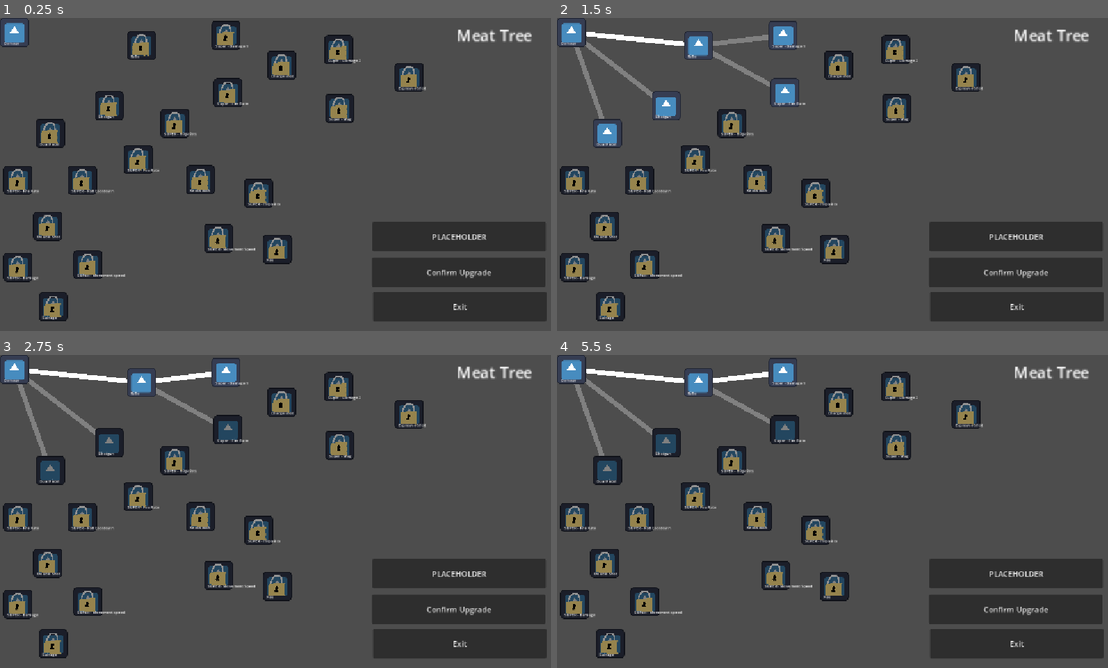
Above: before the commit, frames 1-4 (two rows, left to right).
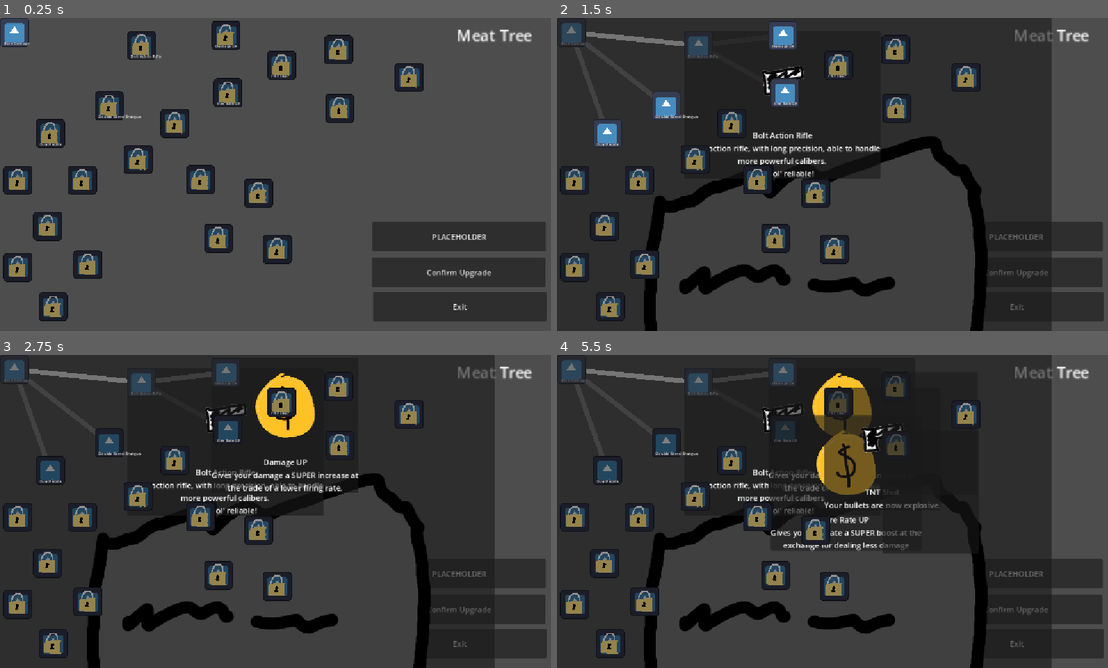
Above: after the commit, the same moments.

Repository: gmuGADIG/DEADSHOT
Game: Godot game, scene res://menu/skill_tree/skill_tree.tscn
Two runs of this game, one before a commit and one after it. Both use one fixed random seed, a clock stepped at 60 frames per second and the inputs below. This scene is started directly instead of the project's main scene. The engine's default icon, where the game draws it, is replaced by a stand-in: a white triangle on a blue panel in a dark square.
Inputs (mouse positions are in pixels of both pictures, inside the frame that each line leads up to):
- Up to frame 1 (0.25 s): no input
- Up to frame 2 (1.5 s): click "Damage" (after the commit: "Base Damage") at 0.5 s; click "Rifle" (after the commit: "Bolt Action Rifle") at 1.25 s
- Up to frame 3 (2.75 s): click "Super - Damage 1" (after the commit: "Damage UP") at 2 s
- Up to frame 4 (5.5 s): click "Super - Fire Rate" (after the commit: "Fire Rate UP") at 2.75 s; click "Charge shot" (after the commit: "TNT Shot") at 3.5 s; click (893, 386) at 4.25 s; click (898, 445) at 5 s

The runs differ from the first frame. In frame 1, 0.8% of the frame differs, in the area x 0-78%, y 7-97%; in frame 2, 53%; in frame 3, 54%; in frame 4, 58%, in the area x 0-90%, y 0-100%.

Commit message:
Skill Popups
In the process of finishing, added a skill popup scene to the skill button.

Diff:
--- a/menu/skill_tree/skill_button.gd
+++ b/menu/skill_tree/skill_button.gd
@@ -11,12 +11,10 @@
 	LOCKED
 }
 
-@export var skillName:String
-@export var description:String
-@export var meatCost:int
+
 @onready var Skill_Branch : Line2D = $Skill_Branch
 @export var dependencies : Array[Skill_Button]
-@export var itemDesc : Resource
+@export var itemDesc : SkillDesc
 
 var state : State:
 	set(new_val):
@@ -47,8 +45,8 @@
 
 func _ready() -> void:
 	update_purchase_state()
-
-	$Label.text = skillName
+	hide_popup()
+	$Label.text = itemDesc.skill_name
 	# Fix this, make sure line goes in correct place
 	for child in dependencies:
 		Skill_Branch.add_point(self.global_position + self.size/2)
@@ -69,13 +67,14 @@
 			state = State.LOCKED
 			return
 
-	if Global.meat_currency >= meatCost:
+	if Global.meat_currency >= itemDesc.skill_meat_cost:
 		state = State.AFFORDABLE
 	else:
 		state = State.UNAFFORDABLE
 
 
 func _on_pressed() -> void:
+	show_popup()
 	match state:
 		State.AFFORDABLE:
 			purchase()
@@ -89,8 +88,8 @@
 
 func purchase() -> void:
 	##TODO: GRANT SKILL
-	print(skillName)
-	Global.meat_currency -= meatCost
+	print(itemDesc.skill_name)
+	Global.meat_currency -= itemDesc.skill_meat_cost
 	state = State.PURCHASED
 	purchase_made.emit()
 
@@ -104,3 +103,12 @@
 	tween.tween_property(self,"rotation_degrees",10, 0.07)
 	tween.tween_property(self,"rotation_degrees",-10, 0.07)
 	tween.tween_property(self,"rotation_degrees",0, 0.07)
+
+func show_popup() -> void:
+	$Skill_Popup.show()
+	$Skill_Popup/VBoxContainer/Name.text = itemDesc.skill_name
+	$Skill_Popup/VBoxContainer/Description.text = itemDesc.skill_description
+	$Skill_Popup/VBoxContainer/TextureRect.texture = itemDesc.skill_image
+
+func hide_popup() -> void:
+	$Skill_Branch.hide()
--- a/menu/skill_tree/skill_button.tscn
+++ b/menu/skill_tree/skill_button.tscn
@@ -1,8 +1,9 @@
-[gd_scene load_steps=4 format=3 uid="uid://7lrs6qjp01ku"]
+[gd_scene load_steps=5 format=3 uid="uid://7lrs6qjp01ku"]
 
 [ext_resource type="Texture2D" uid="uid://bwm425xkr0vcy" path="res://temp_art/icon.svg" id="1_tltrc"]
 [ext_resource type="Script" uid="uid://dnpj3weokw4ps" path="res://menu/skill_tree/skill_button.gd" id="2_k43o4"]
 [ext_resource type="Texture2D" uid="uid://bcudjyrfhmykx" path="res://temp_art/lock.png" id="3_ux1m3"]
+[ext_resource type="PackedScene" uid="uid://bymy1p32wkgqk" path="res://menu/skill_tree/skill_popup.tscn" id="4_tudnr"]
 
 [node name="skillButton" type="TextureButton"]
 custom_minimum_size = Vector2(60, 60)
@@ -19,7 +20,6 @@
 ignore_texture_size = true
 stretch_mode = 0
 script = ExtResource("2_k43o4")
-skillName = "Gun Big"
 
 [node name="Label" type="Label" parent="."]
 layout_mode = 1
@@ -49,4 +49,13 @@
 texture = ExtResource("3_ux1m3")
 expand_mode = 1
 
+[node name="Skill_Popup" parent="." instance=ExtResource("4_tudnr")]
+visible = false
+layout_mode = 0
+anchors_preset = 0
+anchor_right = 0.0
+anchor_bottom = 0.0
+grow_horizontal = 1
+grow_vertical = 1
+
 [connection signal="pressed" from="." to="." method="_on_pressed"]
--- /dev/null
+++ b/menu/skill_tree/skill_desc.gd
@@ -0,0 +1,7 @@
+extends Resource
+class_name SkillDesc
+
+@export var skill_name : String
+@export var skill_image : Texture
+@export_multiline var skill_description : String
+@export var skill_meat_cost : int
--- a/menu/skill_tree/skill_popup.gd
+++ b/menu/skill_tree/skill_popup.gd
@@ -6,6 +6,3 @@
 
 @onready var skillIcon : TextureRect = $VBoxContainer/TextureRect
 @onready var skillInfo : Label = $VBoxContainer/Label
-
-func _ready() -> void:
-	self.hide()
--- a/menu/skill_tree/skill_popup.tscn
+++ b/menu/skill_tree/skill_popup.tscn
@@ -1,12 +1,12 @@
 [gd_scene load_steps=3 format=3 uid="uid://bymy1p32wkgqk"]
 
-[ext_resource type="Texture2D" path="res://world/coin.png" id="1_8gc63"]
 [ext_resource type="Script" uid="uid://drisjpc85rvy1" path="res://menu/skill_tree/skill_popup.gd" id="1_e0cs8"]
+[ext_resource type="Texture2D" uid="uid://sxaysn4gqoxo" path="res://temp_art/gartic/coin.png" id="2_e0cs8"]
 
-[node name="Control" type="PanelContainer"]
+[node name="SkillPopup" type="PanelContainer"]
 anchors_preset = -1
 anchor_right = 0.25694445
-anchor_bottom = 1.0
+anchor_bottom = 0.67901236
 grow_horizontal = 2
 grow_vertical = 2
 script = ExtResource("1_e0cs8")
@@ -16,22 +16,26 @@
 layout_mode = 2
 
 [node name="TextureRect" type="TextureRect" parent="VBoxContainer"]
+custom_minimum_size = Vector2(200, 200)
 layout_mode = 2
 size_flags_horizontal = 4
-size_flags_vertical = 4
-texture = ExtResource("1_8gc63")
+size_flags_vertical = 6
+texture = ExtResource("2_e0cs8")
 stretch_mode = 3
 
-[node name="Label" type="Label" parent="VBoxContainer"]
+[node name="Name" type="Label" parent="VBoxContainer"]
+layout_mode = 2
+text = "Name"
+horizontal_alignment = 1
+
+[node name="Description" type="Label" parent="VBoxContainer"]
 layout_mode = 2
 size_flags_vertical = 6
-text = "infinfofnniinfoninfo
-here is the info on the gun (:
-it costs som e moni or stuff no
-its schmeat that it cosrst."
+text = "1 infinfofnniinfoninfo
+2 here is the info on the gun (:
+3 it costs som e moni or stuff no
+4 its schmeat that it cosrst.
+5 ggggggggggggggggggggg
+6 ggggggggggggggggggggggg"
 horizontal_alignment = 1
 vertical_alignment = 1
-
-[node name="Button" type="Button" parent="VBoxContainer"]
-layout_mode = 2
-text = "button"
--- a/menu/skill_tree/skill_tree.tscn
+++ b/menu/skill_tree/skill_tree.tscn
@@ -1,7 +1,137 @@
-[gd_scene load_steps=3 format=3 uid="uid://fkmkprnxsrpf"]
+[gd_scene load_steps=30 format=3 uid="uid://fkmkprnxsrpf"]
 
 [ext_resource type="Script" uid="uid://c6cng071rfahe" path="res://menu/skill_tree/skill_tree.gd" id="1_dnamn"]
 [ext_resource type="PackedScene" uid="uid://7lrs6qjp01ku" path="res://menu/skill_tree/skill_button.tscn" id="2_3f6vw"]
+[ext_resource type="Texture2D" uid="uid://clcis6jvjdkay" path="res://temp_art/stone_tablet_temp.png" id="4_3b2bh"]
+[ext_resource type="Script" uid="uid://ce2k6qyx3sk68" path="res://menu/skill_tree/skill_desc.gd" id="4_8qlyr"]
+[ext_resource type="Texture2D" uid="uid://54e4esurd3xm" path="res://temp_art/gartic/gun.png" id="5_3b2bh"]
+[ext_resource type="Texture2D" uid="uid://sxaysn4gqoxo" path="res://temp_art/gartic/coin.png" id="6_6jgdw"]
+[ext_resource type="Texture2D" uid="uid://cegfpthfj6eil" path="res://temp_art/gartic/godot_dead.png" id="6_ph0jt"]
+
+[sub_resource type="Resource" id="Resource_lmf3w"]
+script = ExtResource("4_8qlyr")
+skill_name = "Base Damage"
+skill_image = ExtResource("4_3b2bh")
+skill_description = "Increases the base damage
+of attacks"
+skill_meat_cost = 150
+metadata/_custom_type_script = "uid://ce2k6qyx3sk68"
+
+[sub_resource type="Resource" id="Resource_3b2bh"]
+script = ExtResource("4_8qlyr")
+skill_name = "Bolt Action Rifle"
+skill_image = ExtResource("5_3b2bh")
+skill_description = "A bolt action rifle, with long precision, able to handle
+more powerful calibers.
+Good ol' reliable!"
+skill_meat_cost = 250
+metadata/_custom_type_script = "uid://ce2k6qyx3sk68"
+
+[sub_resource type="Resource" id="Resource_8qlyr"]
+script = ExtResource("4_8qlyr")
+skill_name = "Damage UP"
+skill_image = ExtResource("6_6jgdw")
+skill_description = "Gives your damage a SUPER increase at
+the trade of a lower firing rate."
+skill_meat_cost = 400
+metadata/_custom_type_script = "uid://ce2k6qyx3sk68"
+
+[sub_resource type="Resource" id="Resource_ph0jt"]
+script = ExtResource("4_8qlyr")
+skill_name = "Fire Rate UP"
+skill_image = ExtResource("6_6jgdw")
+skill_description = "Gives your fire rate a SUPER boost at the
+exchange for dealing less damage"
+skill_meat_cost = 400
+metadata/_custom_type_script = "uid://ce2k6qyx3sk68"
+
+[sub_resource type="Resource" id="Resource_6jgdw"]
+script = ExtResource("4_8qlyr")
+skill_name = "TNT Shot"
+skill_image = ExtResource("5_3b2bh")
+skill_description = "Your bullets are now explosive."
+metadata/_custom_type_script = "uid://ce2k6qyx3sk68"
+
+[sub_resource type="Resource" id="Resource_yrbjn"]
+script = ExtResource("4_8qlyr")
+metadata/_custom_type_script = "uid://ce2k6qyx3sk68"
+
+[sub_resource type="Resource" id="Resource_oh6w3"]
+script = ExtResource("4_8qlyr")
+metadata/_custom_type_script = "uid://ce2k6qyx3sk68"
+
+[sub_resource type="Resource" id="Resource_77k0x"]
+script = ExtResource("4_8qlyr")
+metadata/_custom_type_script = "uid://ce2k6qyx3sk68"
+
+[sub_resource type="Resource" id="Resource_fin66"]
+script = ExtResource("4_8qlyr")
+skill_name = "Double Barrel Shotgun"
+skill_image = ExtResource("6_ph0jt")
+skill_description = "A simple double-barrel shotgun, favoring
+fire power over fire rate and accuracy.
+Packs a punch!"
+skill_meat_cost = 250
+metadata/_custom_type_script = "uid://ce2k6qyx3sk68"
+
+[sub_resource type="Resource" id="Resource_x1cyl"]
+script = ExtResource("4_8qlyr")
+metadata/_custom_type_script = "uid://ce2k6qyx3sk68"
+
+[sub_resource type="Resource" id="Resource_lwvla"]
+script = ExtResource("4_8qlyr")
+metadata/_custom_type_script = "uid://ce2k6qyx3sk68"
+
+[sub_resource type="Resource" id="Resource_8rbpw"]
+script = ExtResource("4_8qlyr")
+metadata/_custom_type_script = "uid://ce2k6qyx3sk68"
+
+[sub_resource type="Resource" id="Resource_mygyd"]
+script = ExtResource("4_8qlyr")
+metadata/_custom_type_script = "uid://ce2k6qyx3sk68"
+
+[sub_resource type="Resource" id="Resource_4fwot"]
+script = ExtResource("4_8qlyr")
+metadata/_custom_type_script = "uid://ce2k6qyx3sk68"
+
+[sub_resource type="Resource" id="Resource_idjr8"]
+script = ExtResource("4_8qlyr")
+metadata/_custom_type_script = "uid://ce2k6qyx3sk68"
+
+[sub_resource type="Resource" id="Resource_jggre"]
+script = ExtResource("4_8qlyr")
+skill_name = "Dual Pistols"
+skill_image = ExtResource("5_3b2bh")
+skill_description = "A 2 for 1 special! The dual pistols have
+a faster firing rate in exchange over
+the damage it inflicts.
+A classic choice!"
+skill_meat_cost = 250
+metadata/_custom_type_script = "uid://ce2k6qyx3sk68"
+
+[sub_resource type="Resource" id="Resource_luurr"]
+script = ExtResource("4_8qlyr")
+metadata/_custom_type_script = "uid://ce2k6qyx3sk68"
+
+[sub_resource type="Resource" id="Resource_2h7kc"]
+script = ExtResource("4_8qlyr")
+metadata/_custom_type_script = "uid://ce2k6qyx3sk68"
+
+[sub_resource type="Resource" id="Resource_dcxbm"]
+script = ExtResource("4_8qlyr")
+metadata/_custom_type_script = "uid://ce2k6qyx3sk68"
+
+[sub_resource type="Resource" id="Resource_qu2j3"]
+script = ExtResource("4_8qlyr")
+metadata/_custom_type_script = "uid://ce2k6qyx3sk68"
+
+[sub_resource type="Resource" id="Resource_obulw"]
+script = ExtResource("4_8qlyr")
+metadata/_custom_type_script = "uid://ce2k6qyx3sk68"
+
+[sub_resource type="Resource" id="Resource_a42n7"]
+script = ExtResource("4_8qlyr")
+metadata/_custom_type_script = "uid://ce2k6qyx3sk68"
 
 [node name="Skill_Tree" type="Control"]
 layout_mode = 3
@@ -65,8 +195,7 @@
 offset_top = 0.0
 offset_right = 60.0
 offset_bottom = 60.0
-skillName = "Damage"
-meatCost = 150
+itemDesc = SubResource("Resource_lmf3w")
 
 [node name="R1" parent="SkillButtons" node_paths=PackedStringArray("dependencies") instance=ExtResource("2_3f6vw")]
 layout_mode = 0
@@ -77,9 +206,8 @@
 offset_top = 27.0
 offset_right = 315.0
 offset_bottom = 86.0
-skillName = "Rifle"
-meatCost = 250
 dependencies = [NodePath("../Base")]
+itemDesc = SubResource("Resource_3b2bh")
 
 [node name="R2_1" parent="SkillButtons" node_paths=PackedStringArray("dependencies") instance=ExtResource("2_3f6vw")]
 layout_mode = 0
@@ -90,10 +218,8 @@
 offset_top = 6.0
 offset_right = 490.0
 offset_bottom = 65.0
-skillName = "Super - Damage 1"
-description = "Fire rate down"
-meatCost = 400
 dependencies = [NodePath("../R1")]
+itemDesc = SubResource("Resource_8qlyr")
 
 [node name="R2_2" parent="SkillButtons" node_paths=PackedStringArray("dependencies") instance=ExtResource("2_3f6vw")]
 layout_mode = 0
@@ -104,10 +230,8 @@
 offset_top = 125.0
 offset_right = 494.0
 offset_bottom = 184.0
-skillName = "Super - Fire Rate"
-description = "Damage down"
-meatCost = 400
 dependencies = [NodePath("../R1")]
+itemDesc = SubResource("Resource_ph0jt")
 
 [node name="R3" parent="SkillButtons" node_paths=PackedStringArray("dependencies") instance=ExtResource("2_3f6vw")]
 layout_mode = 0
@@ -118,9 +242,8 @@
 offset_top = 68.0
 offset_right = 605.0
 offset_bottom = 127.0
-skillName = "Charge shot"
-meatCost = 600
 dependencies = [NodePath("../R2_1"), NodePath("../R2_2")]
+itemDesc = SubResource("Resource_6jgdw")
 
 [node name="R4_1" parent="SkillButtons" node_paths=PackedStringArray("dependencies") instance=ExtResource("2_3f6vw")]
 layout_mode = 0
@@ -131,10 +254,8 @@
 offset_top = 36.0
 offset_right = 723.0
 offset_bottom = 95.0
-skillName = "Super - Damage 2"
-description = "HP down"
-meatCost = 700
 dependencies = [NodePath("../R3")]
+itemDesc = SubResource("Resource_yrbjn")
 
 [node name="R4_2" parent="SkillButtons" node_paths=PackedStringArray("dependencies") instance=ExtResource("2_3f6vw")]
 layout_mode = 0
@@ -145,10 +266,8 @@
 offset_top = 157.0
 offset_right = 725.0
 offset_bottom = 216.0
-skillName = "Super - Mag"
-description = "Move speed down"
-meatCost = 700
 dependencies = [NodePath("../R3")]
+itemDesc = SubResource("Resource_oh6w3")
 
 [node name="R5" parent="SkillButtons" node_paths=PackedStringArray("dependencies") instance=ExtResource("2_3f6vw")]
 layout_mode = 0
@@ -159,9 +278,8 @@
 offset_top = 93.0
 offset_right = 869.0
 offset_bottom = 152.0
-skillName = "Explosive Shot"
-meatCost = 700
 dependencies = [NodePath("../R4_1"), NodePath("../R4_2")]
+itemDesc = SubResource("Resource_77k0x")
 
 [node name="D1" parent="SkillButtons" node_paths=PackedStringArray("dependencies") instance=ExtResource("2_3f6vw")]
 layout_mode = 0
@@ -172,9 +290,8 @@
 offset_top = 152.0
 offset_right = 248.0
 offset_bottom = 211.0
-skillName = "Shotgun"
-meatCost = 250
 dependencies = [NodePath("../Base")]
+itemDesc = SubResource("Resource_fin66")
 
 [node name="D2_1" parent="SkillButtons" node_paths=PackedStringArray("dependencies") instance=ExtResource("2_3f6vw")]
 layout_mode = 0
@@ -185,10 +302,8 @@
 offset_top = 263.0
 offset_right = 308.0
 offset_bottom = 322.0
-skillName = "SUPER - Fire Rate"
-description = "Increases fire rate, decreases damage"
-meatCost = 400
 dependencies = [NodePath("../D1")]
+itemDesc = SubResource("Resource_x1cyl")
 
 [node name="D2_2" parent="SkillButtons" node_paths=PackedStringArray("dependencies") instance=ExtResource("2_3f6vw")]
 layout_mode = 0
@@ -199,10 +314,8 @@
 offset_top = 188.0
 offset_right = 384.0
 offset_bottom = 247.0
-skillName = "SUPER - Hitpoints"
-description = "Increases HP, decreases fire rate"
-meatCost = 400
 dependencies = [NodePath("../D1")]
+itemDesc = SubResource("Resource_lwvla")
 
 [node name="D3" parent="SkillButtons" node_paths=PackedStringArray("dependencies") instance=ExtResource("2_3f6vw")]
 layout_mode = 0
@@ -213,9 +326,8 @@
 offset_top = 305.0
 offset_right = 437.0
 offset_bottom = 364.0
-skillName = "Knockback"
-meatCost = 600
 dependencies = [NodePath("../D2_1"), NodePath("../D2_2")]
+itemDesc = SubResource("Resource_8rbpw")
 
 [node name="D4_1" parent="SkillButtons" node_paths=PackedStringArray("dependencies") instance=ExtResource("2_3f6vw")]
 layout_mode = 0
@@ -226,10 +338,8 @@
 offset_top = 333.0
 offset_right = 557.0
 offset_bottom = 392.0
-skillName = "SUPER - Hitpoints"
-description = "Increases HP, decreases magazine size."
-meatCost = 700
 dependencies = [NodePath("../D3")]
+itemDesc = SubResource("Resource_mygyd")
 
 [node name="D4_2" parent="SkillButtons" node_paths=PackedStringArray("dependencies") instance=ExtResource("2_3f6vw")]
 layout_mode = 0
@@ -240,10 +350,8 @@
 offset_top = 426.0
 offset_right = 474.0
 offset_bottom = 485.0
-skillName = "SUPER - Movement Speed"
-description = "Increases movement speed, decreases fire rate"
-meatCost = 700
 dependencies = [NodePath("../D3")]
+itemDesc = SubResource("Resource_4fwot")
 
 [node name="D5" parent="SkillButtons" node_paths=PackedStringArray("dependencies") instance=ExtResource("2_3f6vw")]
 layout_mode = 0
@@ -254,9 +362,8 @@
 offset_top = 449.0
 offset_right = 596.0
 offset_bottom = 508.0
-skillName = "Fire"
-meatCost = 700
 dependencies = [NodePath("../D4_1"), NodePath("../D4_2")]
+itemDesc = SubResource("Resource_idjr8")
 
 [node name="B1" parent="SkillButtons" node_paths=PackedStringArray("dependencies") instance=ExtResource("2_3f6vw")]
 layout_mode = 0
@@ -267,9 +374,8 @@
 offset_top = 209.0
 offset_right = 126.0
 offset_bottom = 268.0
-skillName = "Dual Pistol"
-meatCost = 250
 dependencies = [NodePath("../Base")]
+itemDesc = SubResource("Resource_jggre")
 
 [node name="B2_1" parent="SkillButtons" node_paths=PackedStringArray("dependencies") instance=ExtResource("2_3f6vw")]
 layout_mode = 0
@@ -280,10 +386,8 @@
 offset_top = 306.0
 offset_right = 59.0
 offset_bottom = 365.0
-skillName = "SUPER - Fire Rate"
-description = "Increases fire rate, decreases magazine size."
-meatCost = 400
 dependencies = [NodePath("../B1")]
+itemDesc = SubResource("Resource_luurr")
 
 [node name="B2_2" parent="SkillButtons" node_paths=PackedStringArray("dependencies") instance=ExtResource("2_3f6vw")]
 layout_mode = 0
@@ -294,10 +398,8 @@
 offset_top = 306.0
 offset_right = 192.0
 offset_bottom = 365.0
-skillName = "SUPER - Roll Cooldown"
-description = "Decreases roll cooldown, decreases health."
-meatCost = 400
 dependencies = [NodePath("../B1")]
+itemDesc = SubResource("Resource_2h7kc")
 
 [node name="B3" parent="SkillButtons" node_paths=PackedStringArray("dependencies") instance=ExtResource("2_3f6vw")]
 layout_mode = 0
@@ -308,9 +410,8 @@
 offset_top = 401.0
 offset_right = 121.0
 offset_bottom = 460.0
-skillName = "Double Shot"
-meatCost = 600
 dependencies = [NodePath("../B2_1"), NodePath("../B2_2")]
+itemDesc = SubResource("Resource_dcxbm")
 
 [node name="B4_1" parent="SkillButtons" node_paths=PackedStringArray("dependencies") instance=ExtResource("2_3f6vw")]
 layout_mode = 0
@@ -321,10 +422,8 @@
 offset_top = 486.0
 offset_right = 59.0
 offset_bottom = 545.0
-skillName = "SUPER - Damage"
-description = "Increases damage, increases roll cooldown."
-meatCost = 700
 dependencies = [NodePath("../B3")]
+itemDesc = SubResource("Resource_qu2j3")
 
 [node name="B4_2" parent="SkillButtons" node_paths=PackedStringArray("dependencies") instance=ExtResource("2_3f6vw")]
 layout_mode = 0
@@ -335,10 +434,8 @@
 offset_top = 481.0
 offset_right = 204.0
 offset_bottom = 540.0
-skillName = "SUPER - Movement speed"
-description = "Increases movement speed, decreases fire rate"
-meatCost = 700
 dependencies = [NodePath("../B3")]
+itemDesc = SubResource("Resource_obulw")
 
 [node name="B5" parent="SkillButtons" node_paths=PackedStringArray("dependencies") instance=ExtResource("2_3f6vw")]
 layout_mode = 0
@@ -349,9 +446,8 @@
 offset_top = 568.0
 offset_right = 132.0
 offset_bottom = 627.0
-skillName = "Salvage"
-meatCost = 700
 dependencies = [NodePath("../B4_1"), NodePath("../B4_2")]
+itemDesc = SubResource("Resource_a42n7")
 
 [connection signal="pressed" from="Button" to="." method="_on_load_save_button_pressed"]
 [connection signal="pressed" from="PurchaseButton" to="." method="_on_options_button_pressed"]
Not shown, added: menu/skill_tree/skill_desc.gd.uid
